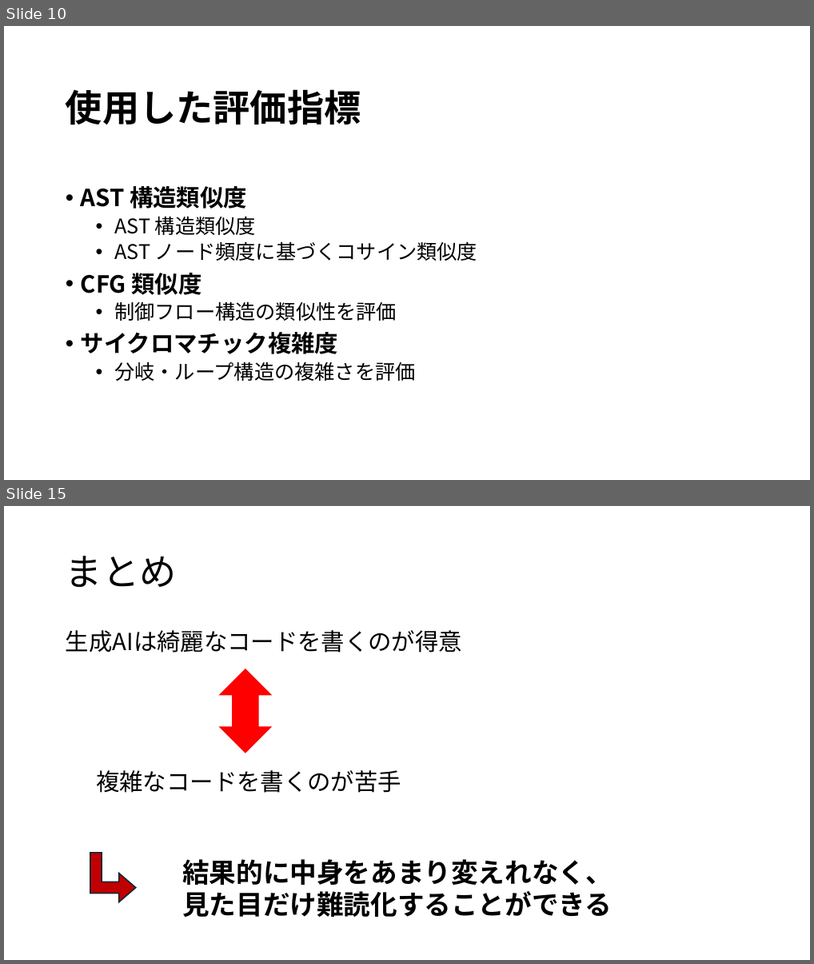
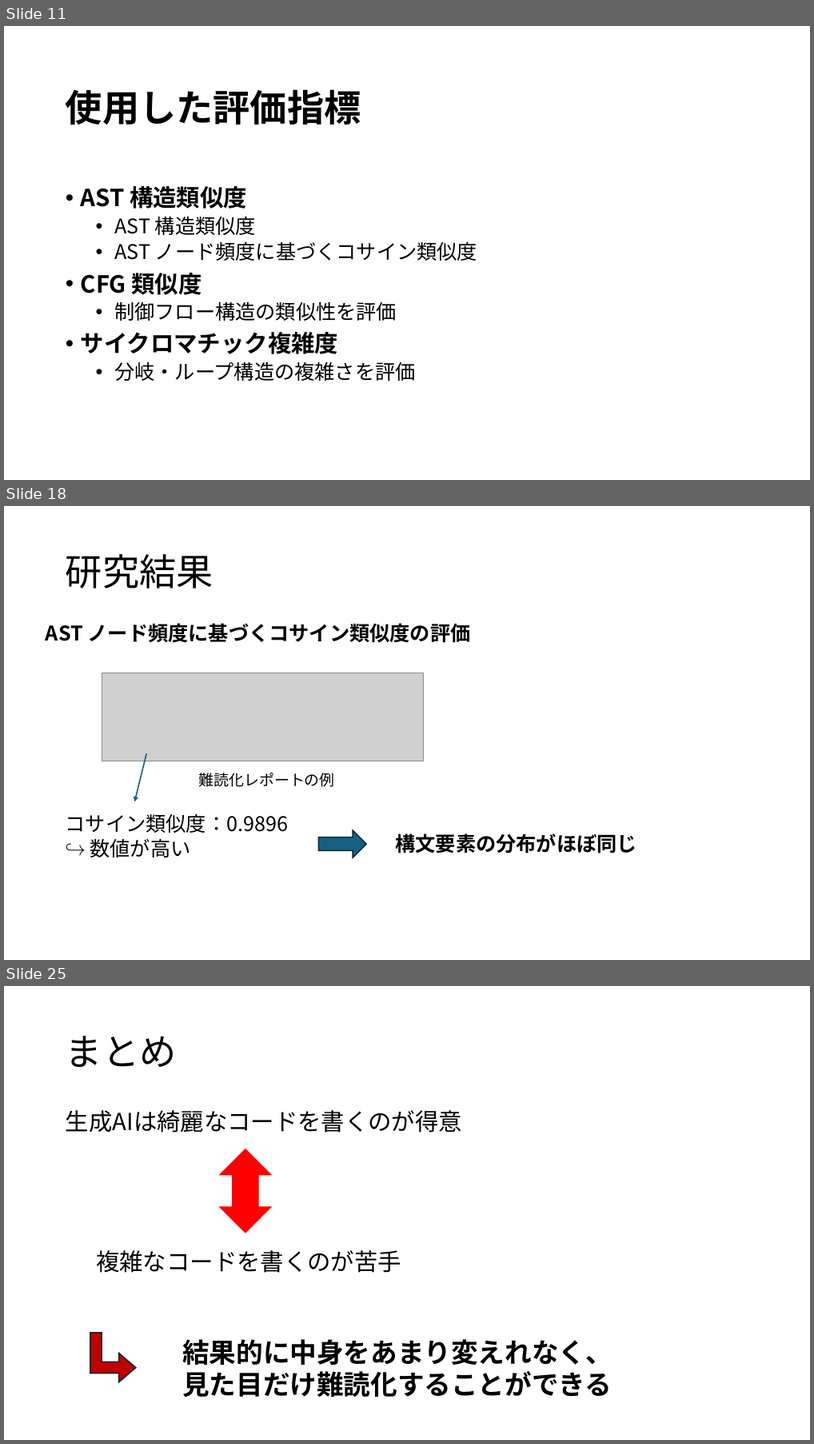
Before and after one commit to tamadalab/2025bthesis_kondo, a slide deck: prezentation.pptx. Shown one above the other, each under a label of ours: slides 10 and 15 before the commit, slides 11, 18 and 25 after it; the slides between them are not shown. The pictures are 814x964 and 814x1444 pixels, drawn with LibreOffice and Linux fonts; fonts in the diff are those of the drawing; grey boxes stand for pictures. Boxes give left, top, right and bottom in pixels: in the first picture for what was removed or moved away, otherwise in the second. Text is boxed around its words. In the diff, an @@ line names an element or a change of style, - is before the commit and + after.

```diff
--- a/prezentation.pptx
+++ b/prezentation.pptx
@@ slide 18 added at (x1=4, y1=506, x2=810, y2=960), background #FFFFFF @@
@@ title added at (x1=66, y1=554, x2=214, y2=588), 44 pt, text #000000 @@
+研究結果
@@ text added at (x1=46, y1=623, x2=471, y2=643), 24 pt, text #000000, bold @@
+AST ノード頻度に基づくコサイン類似度の評価
@@ picture added at (x1=102, y1=673, x2=424, y2=760) @@
@@ arrow added from (146, 753) to (134, 802), #156082 1.5 pt @@
@@ text added at (x1=199, y1=772, x2=335, y2=787), 18 pt, text #000000 @@
+難読化レポートの例
@@ text added at (x1=66, y1=813, x2=289, y2=857), 24 pt, text #000000 @@
+コサイン類似度：0.9896
+↪︎ 数値が高い
@@ right arrow added at (x1=318, y1=830, x2=366, y2=857), fill #156082, outline #092A39 1.5 pt @@
@@ text added at (x1=395, y1=833, x2=637, y2=853), 24 pt, text #000000, bold @@
+構文要素の分布がほぼ同じ
@@ what was slide 10 is now slide 11 @@
@@ what was slide 15 is now slide 25 @@
```
Also in this commit, not shown: 9 slides changed, 10 other slides added, 1 slide removed.
